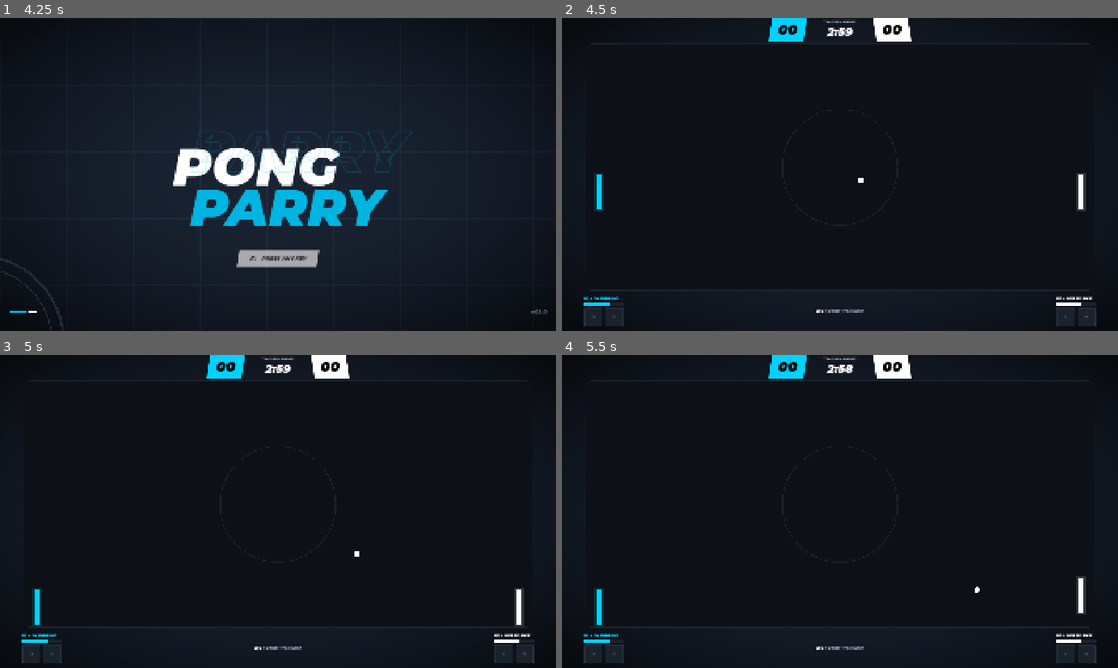
Above: before the commit, frames 1-4 (two rows, left to right).
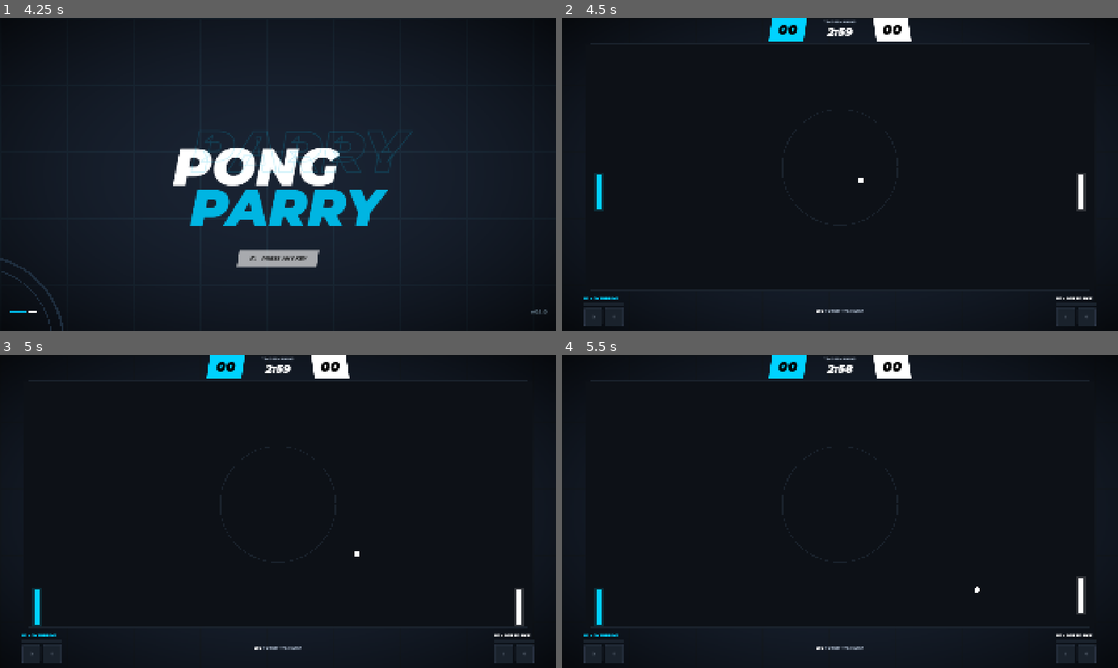
Above: after the commit, the same moments.

Repository: hernanhrm/pong-parry
Game: Godot game, scene res://scenes/boot_screen/boot_screen.tscn
Same seed, same stepped clock (60 frames per second), same inputs: the game is played once before the commit and once after it.
Inputs:
- Up to frame 1 (4.25 s): tap Enter at 0.5 s; hold W (p1_up) 0.53-1.28 s; hold Down (p2_down) 0.53-1.28 s; hold S (p1_down) 1.28-2.03 s; tap Up (p2_up) at 1.35, 2.85 s; hold Down (p2_down) 2.03-2.78 s; hold W (p1_up) 2.03-3.5 s; click "PRESS ANY KEY" at 3.5 s
- Up to frame 2 (4.5 s): hold S (p1_down) from 4.28 s (still down); hold Down (p2_down) from 4.28 s (still down)
- Up to frame 3 (5 s): keep holding S (p1_down); keep holding Down (p2_down)
- Up to frame 4 (5.5 s): keep holding S (p1_down); release Down (p2_down) at 5.03 s; tap Up (p2_up) at 5.1 s

Frame 1 is identical in both runs. In frame 2, 0.1% of the frame differs, in the area x 3-94%, y 90-92%; in frame 3, 0.1%; in frame 4, 0.1%.

Commit message:
Add streak-based overdrive bar: progress increases with consecutive scores, resets on opponent score
Amp-Thread-ID: https://ampcode.com/threads/T-019c86fe-ed2d-75a5-b1c2-3c7e82986072
Co-authored-by: Amp <amp@ampcode.com>

Diff:
--- a/scenes/arena/arena.gd
+++ b/scenes/arena/arena.gd
@@ -16,14 +16,23 @@
 
 # HUD elements (note: path goes through HUDLayer → HUD)
 @onready var p1_score_label: Label = $HUDLayer/HUD/TopBar/P1ScoreBox/P1ScoreLabel
+@onready var timer_value: Label = $HUDLayer/HUD/TopBar/TimerContainer/TimerValue
 @onready var p2_score_label: Label = $HUDLayer/HUD/TopBar/P2ScoreBox/P2ScoreLabel
-@onready var timer_value: Label = $HUDLayer/HUD/TopBar/TimerContainer/TimerValue
+
+@onready var p1_progress_bar = $HUDLayer/HUD/MarginContainer/P1HUD/P1OverdriveBar
+@onready var p2_progress_bar = $HUDLayer/HUD/MarginContainer/P2HUD/P2OverdriveBar
+
 
 # Game state
 var paddle_speed: float = 600.0
 var ball_velocity: Vector2 = Vector2(400, 250)
+
 var p1_score: int = 0
+var p1_streak: int = 0
+
 var p2_score: int = 0
+var p2_streak: int = 0
+
 var match_time: float = 180.0  # 3 minutes in seconds
 var is_timer_finished: bool = false
 
@@ -92,9 +101,18 @@
 	if player == 1:
 		p1_score += 1
 		p1_score_label.text = "%02d" % p1_score
+
+		p2_streak = 0
+		p1_streak += 1
+		p1_progress_bar.value +=  p1_streak * 10
+
 	else:
 		p2_score += 1
 		p2_score_label.text = "%02d" % p2_score
+
+		p2_streak += 1
+		p1_streak = 0
+		p2_progress_bar.value += p2_streak * 10
 	_reset_ball()
 
 func _reset_ball() -> void:
--- a/scenes/arena/arena.tscn
+++ b/scenes/arena/arena.tscn
@@ -223,7 +223,6 @@
 layout_mode = 2
 theme_override_styles/background = SubResource("StyleBoxFlat_ii07k")
 theme_override_styles/fill = SubResource("StyleBoxFlat_u52cf")
-value = 65.0
 show_percentage = false
 
 [node name="P1Abilities" type="HBoxContainer" parent="HUDLayer/HUD/MarginContainer/P1HUD" unique_id=542929527]
@@ -295,7 +294,6 @@
 layout_mode = 2
 theme_override_styles/background = SubResource("StyleBoxFlat_ii07k")
 theme_override_styles/fill = SubResource("StyleBoxFlat_2ml6w")
-value = 65.0
 show_percentage = false
 
 [node name="P1Abilities" type="HBoxContainer" parent="HUDLayer/HUD/MarginContainer/P2HUD" unique_id=1229144269]
